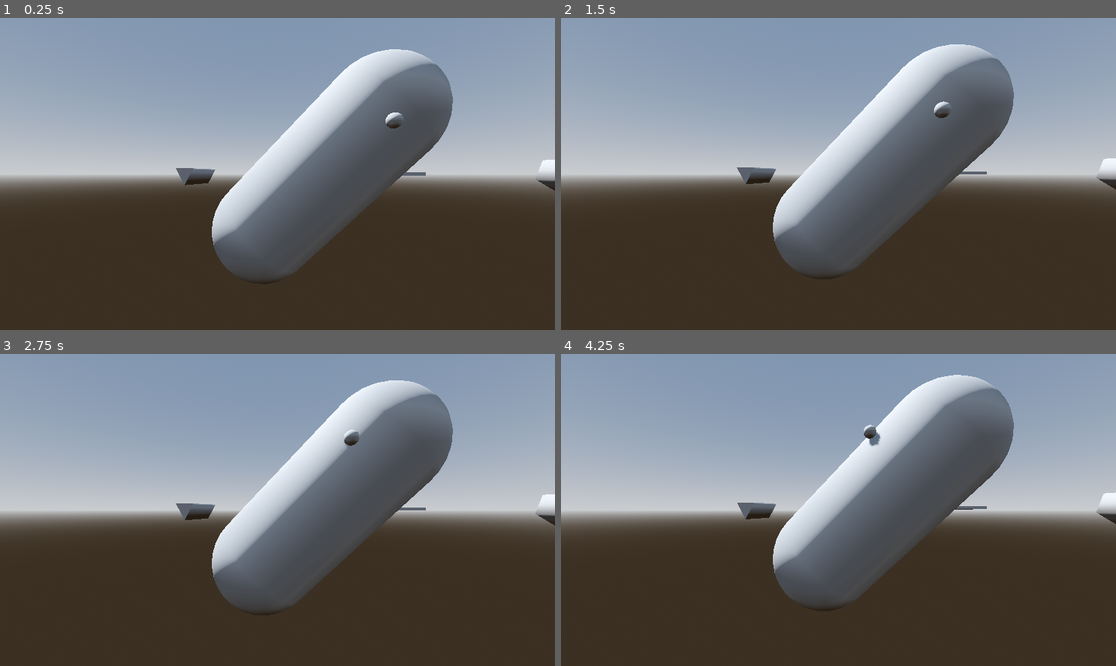
Above: before the commit, frames 1-4 (two rows, left to right).
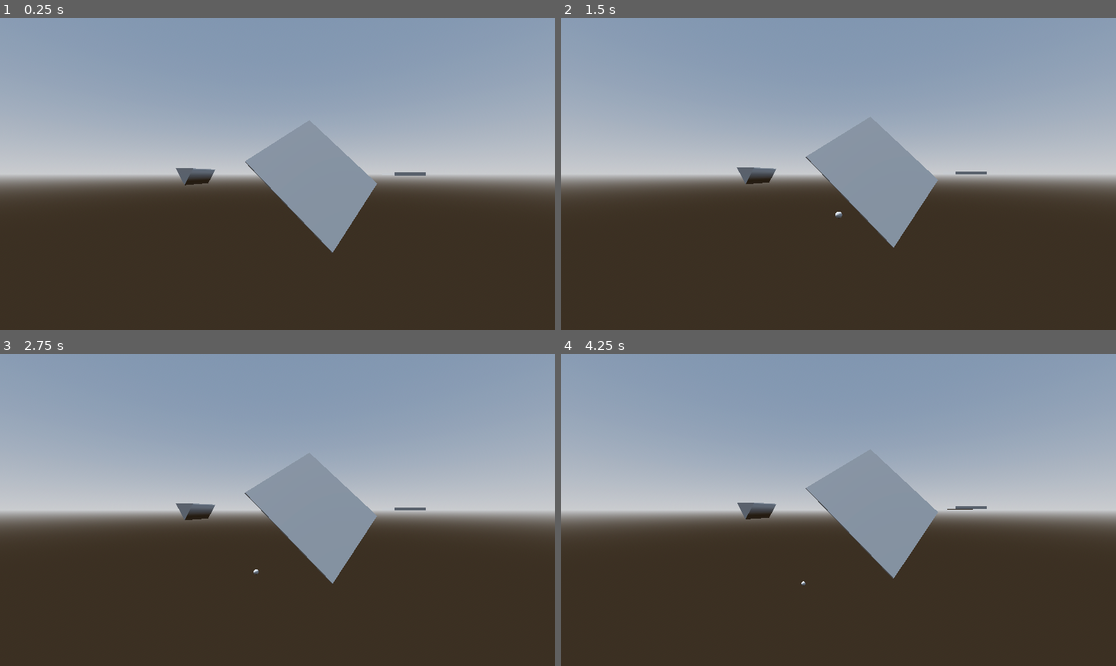
Above: after the commit, the same moments.

Repository: Venorrak/gd-gravity-fields
Game: Godot game, scene res://test3D.tscn
Same seed, same stepped clock (60 frames per second), same inputs: the game is played once before the commit and once after it. This scene is started directly instead of the project's main scene.
Inputs (mouse positions are in pixels of both pictures, inside the frame that each line leads up to):
- Up to frame 1 (0.25 s): no input
- Up to frame 2 (1.5 s): tap Enter at 0.5 s; move the mouse to (960, 158) at 0.52 s; hold Right (ui_right) 0.53-1.25 s; tap Q at 0.6 s; click (960, 158) at 0.67 s; drag from (727, 189) to (810, 236) at 1.27 s
- Up to frame 3 (2.75 s): move the mouse to (333, 441) at 2.02 s; hold Right (ui_right) from 2.03 s (still down); tap Shift at 2.1 s
- Up to frame 4 (4.25 s): release Right (ui_right) at 2.75 s; drag from (810, 572) to (672, 463) at 2.77 s; move the mouse to (1005, 556) at 3.52 s; hold Left (ui_left) from 3.53 s (still down); tap Q at 3.6 s

The runs differ from the first frame. In frame 1, 17% of the frame differs, in the area x 38-100%, y 10-84%; in frame 2, 17%; in frame 3, 17%; in frame 4, 17%, in the area x 38-100%, y 6-80%.

Commit message:
IT WORKS IT'S ALIVE

Diff:
--- a/GravityArtifacts/GCurve3D.gd
+++ b/GravityArtifacts/GCurve3D.gd
@@ -26,20 +26,22 @@
 			})
 		return ret
 
-func get_custom_gravity(localBodyPosition : Vector3, providerTransform: Transform3D) -> Vector3:
-	var gravity : Vector3 = Vector3.DOWN * gravityForce
-	var rotatedBodyPosition = rotateByProvider(localBodyPosition, providerTransform.basis.get_euler() * -1)
-	var closestOffset : float = get_closest_offset(rotatedBodyPosition)
-	var closestTransform : Transform3D = sample_baked_with_rotation(closestOffset, false, true)
-	closestTransform = rotateByProvider(closestTransform, providerTransform.basis.get_euler())
+func get_custom_gravity(local_body_position: Vector3, provider_transform: Transform3D) -> Vector3:
+	var gravity: Vector3 = Vector3.DOWN * gravityForce
+	var rotated_body_position = rotate_by_provider(local_body_position, provider_transform, true)
+	var closest_offset: float = get_closest_offset(rotated_body_position)
+	var closest_transform: Transform3D = sample_baked_with_rotation(closest_offset, false, true)
+	closest_transform = rotate_by_provider(closest_transform, provider_transform, false)
+	# Convert local_body_position to world position for gravity direction
+	var body_world_pos = provider_transform.origin + local_body_position
 	if multipleFaces:
-		var center: Vector3 = closestTransform.origin
-		var up: Vector3 = closestTransform.basis.y.normalized()
+		var center: Vector3 = closest_transform.origin
+		var up: Vector3 = closest_transform.basis.y.normalized()
 		var step : float = TAU / faces
-		var forward : Vector3 = closestTransform.basis.z.normalized()
-		var side : Vector3 = closestTransform.basis.x.normalized()
+		var forward : Vector3 = closest_transform.basis.z.normalized()
+		var side : Vector3 = closest_transform.basis.x.normalized()
 
-		var to_body: Vector3 = (localBodyPosition - center)
+		var to_body: Vector3 = (local_body_position - center)
 
 		# Project to_body vector onto the plane orthogonal to forward (remove the forward component)
 		var to_body_plane: Vector3 = to_body - forward * to_body.dot(forward)
@@ -66,13 +68,64 @@
 
 		gravity = up.rotated(forward, gravity_angle + PI) * gravityForce
 	else:
-		gravity = (closestTransform.origin - localBodyPosition).normalized() * gravityForce
+		gravity = (closest_transform.origin - body_world_pos).normalized() * gravityForce
 	return gravity
 
-func rotateByProvider(input, gRotation: Vector3):
-	input = input.rotated(Vector3(0, 1, 0), gRotation.y)
-	input = input.rotated(Vector3(1, 0, 0), gRotation.x)
-	input = input.rotated(Vector3(0, 0, 1), gRotation.z)
-	return input
+
+func rotate_by_provider(input, provider_transform: Transform3D, inverse := false):
+	var clean_basis : Basis = provider_transform.basis.orthonormalized()
+
+	if typeof(input) == TYPE_VECTOR3:
+		if inverse:
+			return clean_basis.inverse() * input
+		else:
+			return clean_basis * input
+
+	elif typeof(input) == TYPE_TRANSFORM3D:
+		var clean_provider : Transform3D = Transform3D(clean_basis, provider_transform.origin)
+		if inverse:
+			return clean_provider.affine_inverse() * input
+		else:
+			return clean_provider * input
+
+	else:
+		push_error("rotate_by_provider() only supports Vector3 or Transform3D")
+		return input
+
 
 # TODO https://docs.godotengine.org/en/stable/tutorials/plugins/editor/3d_gizmos.html
+
+#if multipleFaces:
+		#var center: Vector3 = closestTransform.origin
+		#var up: Vector3 = closestTransform.basis.y.normalized()
+		#var step : float = TAU / faces
+		#var forward : Vector3 = closestTransform.basis.z.normalized()
+		#var side : Vector3 = closestTransform.basis.x.normalized()
+		#
+		#var to_body: Vector3 = (localBodyPosition - center)
+		#
+		## Project to_body vector onto the plane orthogonal to forward (remove the forward component)
+		#var to_body_plane: Vector3 = to_body - forward * to_body.dot(forward)
+		#to_body_plane = to_body_plane.normalized()
+#
+		## Get angle between 'up' and projected vector
+		#var angle: float = atan2(
+			#to_body_plane.dot(side),
+			#to_body_plane.dot(up)
+		#)
+#
+		#angle += step / 2
+			#
+		#if angle < 0:
+			#angle += TAU
+		#
+		#if angle > TAU:
+			#angle -= TAU
+#
+		#var index: int = int(floor(angle / step)) % faces
+		##print(index)
+		#
+		#var gravity_angle = -step * index
+		#
+		#gravity = up.rotated(forward, gravity_angle + PI) * gravityForce
+	#else:
--- a/GravityArtifacts/GravityDetector.gd
+++ b/GravityArtifacts/GravityDetector.gd
@@ -37,13 +37,27 @@
 		return ret
 
 func get_custom_gravity(bodyPosition : Vector3) -> Vector3:
-	return rotateByProvider(gravity_direction * gravityForce, global_rotation)
+	return rotate_by_provider(gravity_direction * gravityForce, global_transform)
 
-func rotateByProvider(input: Vector3, gRotation: Vector3) -> Vector3:
-	input = input.rotated(Vector3(1, 0, 0), gRotation.x)
-	input = input.rotated(Vector3(0, 1, 0), gRotation.y)
-	input = input.rotated(Vector3(0, 0, 1), gRotation.z)
-	return input
+func rotate_by_provider(input, provider_transform: Transform3D, inverse := false):
+	var clean_basis : Basis = provider_transform.basis.orthonormalized()
+
+	if typeof(input) == TYPE_VECTOR3:
+		if inverse:
+			return clean_basis.inverse() * input
+		else:
+			return clean_basis * input
+
+	elif typeof(input) == TYPE_TRANSFORM3D:
+		var clean_provider : Transform3D = Transform3D(clean_basis, provider_transform.origin)
+		if inverse:
+			return clean_provider.affine_inverse() * input
+		else:
+			return clean_provider * input
+
+	else:
+		push_error("rotate_by_provider() only supports Vector3 or Transform3D")
+		return input
 
 func _init() -> void:
 	body_entered.connect(_body_entered)
--- a/test3D.tscn
+++ b/test3D.tscn
@@ -28,7 +28,8 @@
 point_count = 2
 script = ExtResource("1_jhyt1")
 gravityForce = 2.0
-multipleFaces = false
+multipleFaces = true
+faces = 5
 metadata/_custom_type_script = "uid://cmavu2d5cqxkq"
 
 [sub_resource type="CapsuleShape3D" id="CapsuleShape3D_wuppg"]
@@ -120,7 +121,7 @@
 script = ExtResource("3_xe411")
 
 [node name="pill_cylindre" type="StaticBody3D" parent="."]
-transform = Transform3D(-4.37114e-08, -1, 0, 0.707107, -3.09086e-08, -0.707107, 0.707107, -3.09086e-08, 0.707107, 0, 0, 0)
+transform = Transform3D(-4.37114e-08, -1, 0, 0.707107, -3.09086e-08, -0.707107, 0.707107, -3.09086e-08, 0.707107, 100, 0, 0)
 
 [node name="CollisionShape3D" type="CollisionShape3D" parent="pill_cylindre"]
 transform = Transform3D(-4.37114e-08, -1, 0, 1, -4.37114e-08, 0, 0, 0, 1, 0, 0, 0)
@@ -141,7 +142,7 @@
 shape = SubResource("CylinderShape3D_xe411")
 
 [node name="cube" type="StaticBody3D" parent="."]
-transform = Transform3D(1, 0, 0, 0, 1, 0, 0, 0, 1, 100, 0, 0)
+transform = Transform3D(-4.37114e-08, -1, 0, 0.707107, -3.09086e-08, -0.707107, 0.707107, -3.09086e-08, 0.707107, 0, 1000, 0)
 
 [node name="CollisionShape3D" type="CollisionShape3D" parent="cube"]
 transform = Transform3D(-4.37114e-08, -1, 0, 1, -4.37114e-08, 0, 0, 0, 1, 0, 0, 0)
@@ -183,7 +184,7 @@
 shape = SubResource("BoxShape3D_6mpf0")
 
 [node name="platform2" type="StaticBody3D" parent="."]
-transform = Transform3D(1, 0, 0, 0, 1, 0, 0, 0, 1, -64.8066, 0, -9.43225)
+transform = Transform3D(0.707107, -0.707107, 0, 0.5, 0.5, -0.707107, 0.5, 0.5, 0.707107, 0, 0, 0)
 
 [node name="CollisionShape3D" type="CollisionShape3D" parent="platform2"]
 shape = SubResource("BoxShape3D_ryfo5")
@@ -201,7 +202,7 @@
 shape = SubResource("BoxShape3D_ndvhq")
 
 [node name="pentagon" type="StaticBody3D" parent="."]
-transform = Transform3D(1, 0, 0, 0, 1, 0, 0, 0, 1, 41.8647, 0, 64.7731)
+transform = Transform3D(-4.37114e-08, -1, 0, 0.707107, -3.09086e-08, -0.707107, 0.707107, -3.09086e-08, 0.707107, 0, 0, 85.7417)
 
 [node name="CollisionShape3D" type="CollisionShape3D" parent="pentagon"]
 transform = Transform3D(-4.37114e-08, -1, 0, 1, -4.37114e-08, 0, 0, 0, 1, 0, 0, 0)
@@ -259,7 +260,7 @@
 shape = SubResource("SphereShape3D_ryfo5")
 
 [node name="GravityBody3D" type="RigidBody3D" parent="." node_paths=PackedStringArray("arrow")]
-transform = Transform3D(1, 0, 0, 0, 1, 0, 0, 0, 1, -5.48619, 3.39809, 4.75515)
+transform = Transform3D(1, 0, 0, 0, 1, 0, 0, 0, 1, 3.10553, -1.74012, -1.20023)
 gravity_scale = 0.0
 script = ExtResource("5_y26re")
 arrow = NodePath("ShapeCast3D")
